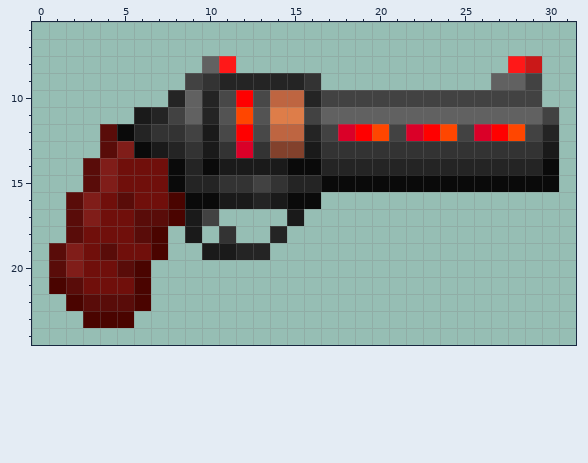
Edited in one commit: pixel-art sprite (Resources/Textures/Objects/Weapons/Guns/Battery/energy_magnum.rsi/base.png). That is the earlier state.
The file is 32x32 pixels. Colours within 5 levels of each other are drawn and written as one. Shown: x 0..31, y 6..24.
New version:
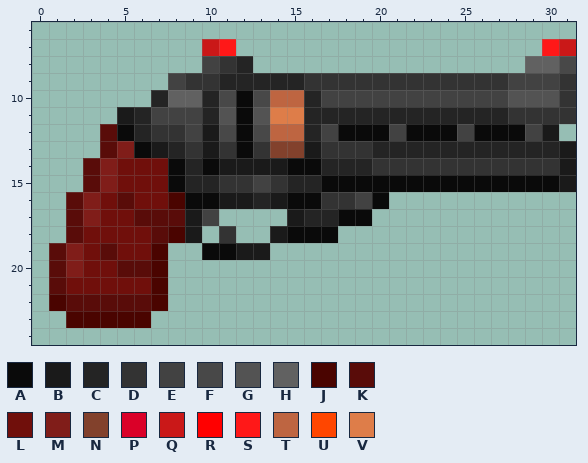
Palette (. is transparent): A #0a0a0a  B #1a1a1a  C #242424  D #333333  E #424242  F #484848  G #535353  H #616161  J #4a0400  K #590c09  L #700f0b  M #801d19  N #82412c  P #da0028  Q #ca1818  R #ff0000  S #ff1818  T #be6541  U #ff4600  V #de7d49
The exact change:
There is now colour A in row 16 at x 20; in row 17 at x 18 to 19; in row 18 at x 15 to 17.
The edit turns colour B into colour A in row 19 at x 10 to 11.
The edit turns colour P into colour A in row 12 at x 18, 22 and 26; in row 13 at x 12.
The edit turns colour R into colour A in row 10 at x 12; in row 12 at x 12, 19, 23 and 27.
The edit turns colour U into colour A in row 11 at x 12; in row 12 at x 20, 24 and 28.
There is now colour B in row 11 at x 5; in rows 13 to 15 at x 31.
The edit turns colour C into colour B in row 12 at x 30; in row 18 at x 14; in row 19 at x 12 to 13.
There is now colour C in row 8 at x 12; in row 10 at x 7; in row 17 at x 16 to 17.
The edit turns colour B into colour C in row 11 at x 6; in row 13 at x 30.
The edit turns colour D into colour C in row 13 at x 20 to 29.
The edit turns colour E into colour C in row 11 at x 16.
The edit turns colour H into colour C in row 11 at x 17 to 27.
There is now colour D in row 9 at x 17 to 26 and 31; in rows 10 to 11 at x 31; in row 16 at x 17 to 18.
The edit turns colour A into colour D in row 14 at x 30.
The edit turns colour C into colour D in row 14 at x 20 to 29.
The edit turns colour E into colour D in row 9 at x 9; in row 11 at x 30.
The edit turns colour H into colour D in row 9 at x 27; in row 11 at x 28 to 29.
The edit turns colour S into colour D in row 8 at x 11.
There is now colour E in row 9 at x 8 and 30; in row 16 at x 19.
The edit turns colour C into colour E in row 11 at x 7.
The edit turns colour H into colour E in row 8 at x 10; in row 9 at x 28; in row 11 at x 9.
There is now colour F in row 8 at x 31.
There is now colour G in row 10 at x 30.
The edit turns colour E into colour G in row 10 at x 28 to 29.
There is now colour H in row 8 at x 30.
The edit turns colour C into colour H in row 10 at x 8.
The edit turns colour Q into colour H in row 8 at x 29.
There is now colour J in row 18 at x 8; in rows 20 to 21 at x 7; in row 22 at x 1 and 7; in row 23 at x 2 and 6.
The edit turns colour J into colour K in row 17 at x 8; in row 18 at x 7; in row 20 at x 6; in row 21 at x 1; in row 22 at x 2 and 6.
The edit turns colour J into colour L in row 21 at x 6.
The edit turns colour K into colour L in row 18 at x 6; in row 21 at x 2.
There is now colour Q in row 7 at x 10 and 31.
There is now colour S in row 7 at x 11 and 30.
The edit erases colour S in row 8 at x 28.
Changed places in both pictures, as pixel boxes (x1, y1, x2, y2):
changed: (117, 39, 576, 328)
changed: (49, 277, 83, 328)
